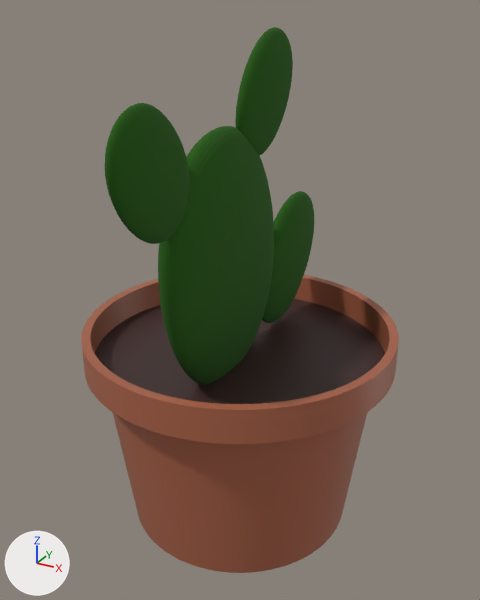
A saved change to the glTF model public/models/cactus/cactus2.gltf.
Before and after are seen from a 50 mm camera at (2.88, -1.27, 3.73) aimed at (0.57, 2.92, 1.63). Arrows for +X, +Y and +Z are at lower left; the lights stay in place. Where no turn or scale is listed for an object, it has been applied to the vertices.

The first picture shows '円柱.001', '立方体', '立方体.001', '立方体.002', '立方体.003'.
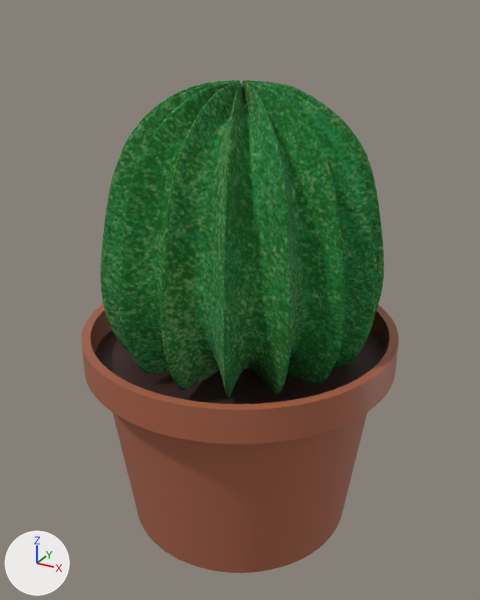
The newer file is also turned or shifted as a whole; pictures and numbers use the older file's frame.

What differs and where, as boxes [x1, y1, x2, y2] in the pictures (480 x 600 px):
'円柱.003', added (green)
    after: [100, 80, 384, 397]
'立方体', deleted (green)
    before: [158, 126, 274, 385]
'立方体.003', deleted (green)
    before: [105, 103, 190, 244]
'立方体.002', deleted (green)
    before: [235, 27, 293, 156]
'立方体.001', deleted (green)
    before: [262, 191, 314, 323]

Diff of the bpy script that builds the scene:
```diff
--- a/public/models/cactus/cactus2.gltf.py
+++ b/public/models/cactus/cactus2.gltf.py
@@ img_名称未設定のアートワーク @@
+img_名称未設定のアートワーク = load_image('名称未設定のアートワーク', '名称未設定のアートワーク.jpg', 2048, 2048, 'sRGB')
@@ mat_マテリアル_006 @@
+mat_マテリアル_006 = principled_material('マテリアル.006')
+mat_マテリアル_006.texture = img_名称未設定のアートワーク
+mat_マテリアル_006.roughness = 1.0
@@ me_円柱_004 @@
+me_円柱_004.from_pydata(...)  # 8066 vertices, 16128 faces; spans x -1.12..1.12, y -1.12..1.12, z -1.13..1.05
+me_円柱_004.materials.append(mat_マテリアル_006)  # picture img_名称未設定のアートワーク
@@ ob_立方体_003 @@
-ob_立方体_003 = bpy.data.objects.new('立方体.003', me_立方体_004)
-ob_立方体_003.location = (0.658, 1.727, 2.859)
@@ ob_立方体_002 @@
-ob_立方体_002 = bpy.data.objects.new('立方体.002', me_立方体_005)
-ob_立方体_002.location = (0.658, 3.13, 3.169)
@@ ob_立方体_001 @@
-ob_立方体_001 = bpy.data.objects.new('立方体.001', me_立方体_006)
-ob_立方体_001.location = (0.548, 3.813, 1.692)
@@ ob_立方体 @@
-ob_立方体 = bpy.data.objects.new('立方体', me_立方体_007)
-ob_立方体.location = (0.542, 2.714, 1.985)
@@ ob_円柱_003 @@
+ob_円柱_003 = bpy.data.objects.new('円柱.003', me_円柱_004)
+ob_円柱_003.location = (0.481, 3.115, 2.197)
```
